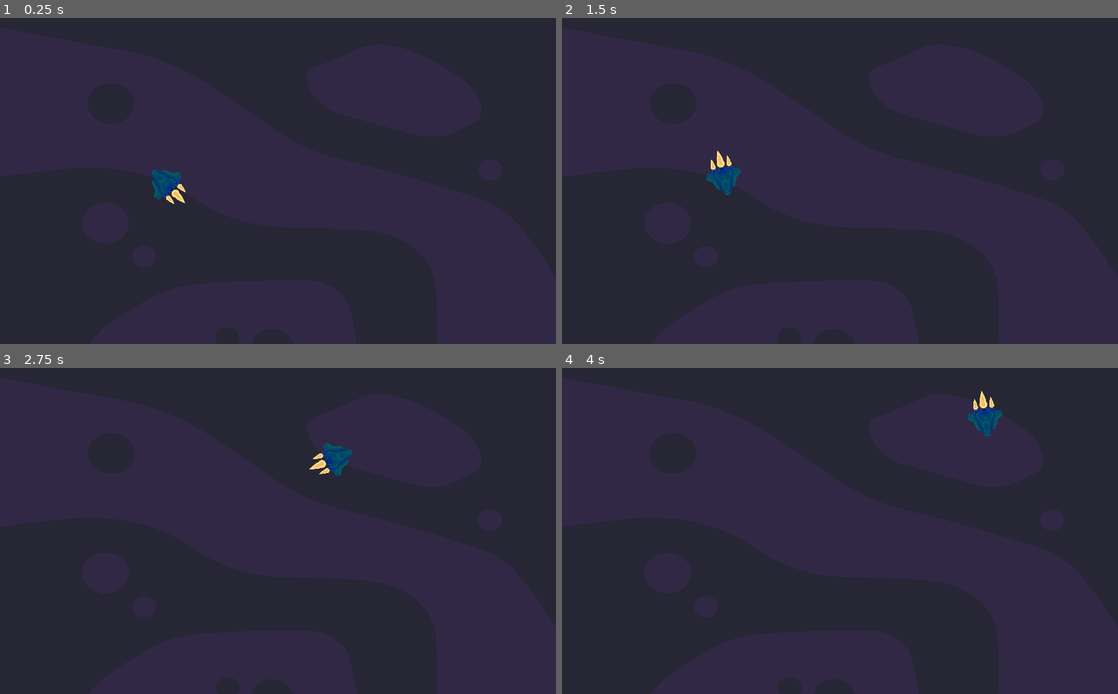
Above: before the commit, frames 1-4 (two rows, left to right).
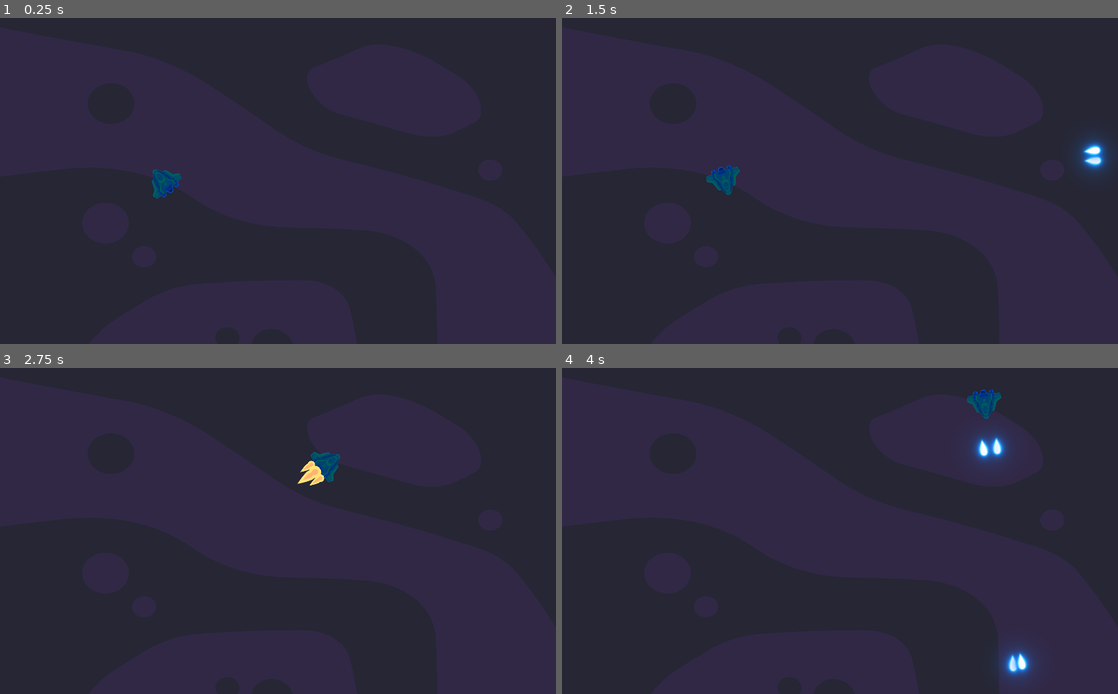
Above: after the commit, the same moments.

Repository: vickraz/godot-space-shooter-
Game: Godot game, scene res://Scenes/World.tscn
The game is run twice, just before and just after one commit, with the same random seed, the same clock (stepped at 60 frames per second) and the same inputs.
Inputs (mouse positions are in pixels of both pictures, inside the frame that each line leads up to):
- Up to frame 1 (0.25 s): no input
- Up to frame 2 (1.5 s): tap Enter at 0.5 s; move the mouse to (962, 164) at 0.52 s; press the mouse at (962, 164) at 0.53 s; hold D (move_right) 0.53-1.28 s; move the mouse to (728, 197) at 1.27 s; release the mouse at (728, 197) at 1.28 s; hold S (move_down) from 1.28 s (still down); tap Space (boost) at 1.35 s
- Up to frame 3 (2.75 s): click (166, 547) at 1.55 s; move the mouse to (333, 459) at 2.02 s; release S (move_down) at 2.03 s; hold D (move_right) from 2.03 s (still down); hold W (move) from 2.03 s (still down); click (333, 459) at 2.3 s
- Up to frame 4 (4 s): move the mouse to (812, 596) at 2.77 s; release W (move) at 2.78 s; click (812, 596) at 2.85 s; tap Space (boost) at 3.5 s; move the mouse to (1006, 579) at 3.52 s; release D (move_right) at 3.53 s; press the mouse at (1006, 579) at 3.53 s; hold A (move_left) from 3.53 s (still down)

The runs differ from the first frame. In frame 1, 0.2% of the frame differs, in the area x 27-34%, y 46-58%; in frame 2, 0.7%; in frame 3, 0.6%; in frame 4, 1.6%, in the area x 72-85%, y 6-96%.

Commit message:
Bullet-scene skapad och kan skjuta

Diff:
--- /dev/null
+++ b/space shooter/Scenes/Bullet.tscn
@@ -0,0 +1,22 @@
+[gd_scene load_steps=4 format=2]
+
+[ext_resource path="res://Effects/01.png" type="Texture" id=1]
+[ext_resource path="res://Scripts/Bullet.gd" type="Script" id=2]
+
+[sub_resource type="CapsuleShape2D" id=1]
+radius = 7.0
+height = 14.0
+
+[node name="Bullet" type="Area2D"]
+script = ExtResource( 2 )
+
+[node name="Sprite" type="Sprite" parent="."]
+texture = ExtResource( 1 )
+
+[node name="CollisionShape2D" type="CollisionShape2D" parent="."]
+rotation = 1.5708
+shape = SubResource( 1 )
+
+[node name="LifeTimer" type="Timer" parent="."]
+
+[connection signal="timeout" from="LifeTimer" to="." method="_on_LifeTimer_timeout"]
--- a/space shooter/Scenes/MainShip.tscn
+++ b/space shooter/Scenes/MainShip.tscn
@@ -37,4 +37,14 @@
 scale = Vector2( 0.25, 0.25 )
 texture = ExtResource( 3 )
 
+[node name="Bulletspawn" type="Position2D" parent="."]
+position = Vector2( 15, -16 )
+
+[node name="Bulletspawn2" type="Position2D" parent="."]
+position = Vector2( 15, 16 )
+
+[node name="ShootTimer" type="Timer" parent="."]
+wait_time = 0.2
+
 [connection signal="timeout" from="BoostTimer" to="." method="_on_BoostTimer_timeout"]
+[connection signal="timeout" from="ShootTimer" to="." method="_on_ShootTimer_timeout"]
--- /dev/null
+++ b/space shooter/Scripts/Bullet.gd
@@ -0,0 +1,28 @@
+extends Area2D
+
+const VELOCITY = 2000
+
+#Kommer ändras från mitt skepp då bullets instansieras
+var direction := Vector2.ZERO
+
+func _ready() -> void:
+	$LifeTimer.start()
+
+func _physics_process(delta: float) -> void:
+	if direction == Vector2.ZERO:
+		return
+
+	else:
+		global_position += direction * VELOCITY * delta
+
+#kommer anropas av mitt skepp
+func set_direction(pos1: Vector2, pos2: Vector2) -> void:
+	direction = (pos2 - pos1).normalized()
+	rotation = direction.angle()
+
+
+
+
+
+func _on_LifeTimer_timeout() -> void:
+	queue_free()
--- a/space shooter/Scripts/MainShip.gd
+++ b/space shooter/Scripts/MainShip.gd
@@ -4,21 +4,27 @@
 
 var max_velocity := 500
 var direction := Vector2.RIGHT
-var velocity = Vector2.ZERO
+var velocity := Vector2.ZERO
 
 var can_boost := true
+var can_shoot := true
+
+var bullet_scene = preload("res://Scenes/Bullet.tscn")
 
 func _ready() -> void:
 	#Startposition på skärmen
 	global_position = Vector2(300, 300)
 
 func _physics_process(delta: float) -> void:
-	look_at(get_global_mouse_position())
+	_rotate_ship()
 
 	if Input.is_action_just_pressed("boost") and can_boost:
 		max_velocity = 800
 		can_boost = false
 		$BoostTimer.start()
+
+	if Input.is_action_pressed("shoot") and can_shoot:
+		_shoot()
 
 	_move_ship(delta)
 
@@ -35,12 +41,40 @@
 	velocity = move_and_slide(velocity)
 
 func _update_boosters() -> void:
-	pass
+	var speed_rate = velocity.length()/500
+
+	$LeftBooster.scale = Vector2(0.25, 0.25) * speed_rate
+	$MainBooster.scale = Vector2(0.4, 0.4) * speed_rate
+	$RightBooster.scale = Vector2(0.25, 0.25) * speed_rate
+
 
 func _rotate_ship() -> void:
-	pass
+	var desired_rotation = (get_global_mouse_position() - global_position).angle()
+
+	rotation = lerp_angle(rotation, desired_rotation, 0.2)
+
+func _shoot() -> void:
+	can_shoot = false
+	$ShootTimer.start()
+
+	var bullet_instance = bullet_scene.instance()
+	bullet_instance.global_position = $Bulletspawn.global_position
+	bullet_instance.set_direction($Bulletspawn.global_position, get_global_mouse_position())
+
+	get_tree().get_root().add_child(bullet_instance)
+
+	var bullet_instance2 = bullet_scene.instance()
+	bullet_instance2.global_position = $Bulletspawn2.global_position
+	bullet_instance2.set_direction($Bulletspawn2.global_position, get_global_mouse_position())
+
+	get_tree().get_root().add_child(bullet_instance2)
+
 
 #Anropas automatiskt då timern tar slut
 func _on_BoostTimer_timeout() -> void:
 	can_boost = true
 	max_velocity = 500
+
+
+func _on_ShootTimer_timeout() -> void:
+	can_shoot = true
--- a/space shooter/project.godot
+++ b/space shooter/project.godot
@@ -12,7 +12,7 @@
 
 config/name="space shooter"
 run/main_scene="res://Scenes/World.tscn"
-config/icon="res://icon.png"
+config/icon="res://Ship/green_ship.png"
 
 [display]
 
@@ -50,6 +50,11 @@
 "events": [ Object(InputEventKey,"resource_local_to_scene":false,"resource_name":"","device":0,"alt":false,"shift":false,"control":false,"meta":false,"command":false,"pressed":false,"scancode":0,"physical_scancode":32,"unicode":0,"echo":false,"script":null)
  ]
 }
+shoot={
+"deadzone": 0.5,
+"events": [ Object(InputEventMouseButton,"resource_local_to_scene":false,"resource_name":"","device":0,"alt":false,"shift":false,"control":false,"meta":false,"command":false,"button_mask":0,"position":Vector2( 0, 0 ),"global_position":Vector2( 0, 0 ),"factor":1.0,"button_index":1,"pressed":false,"doubleclick":false,"script":null)
+ ]
+}
 
 [physics]
 
